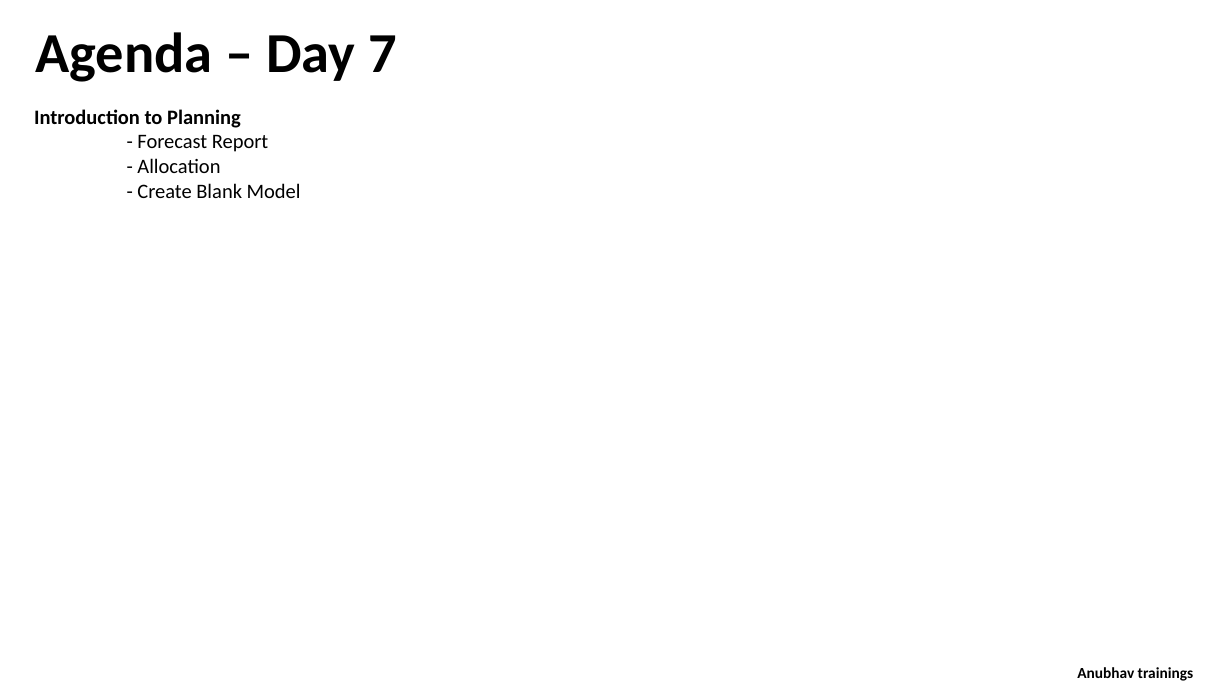
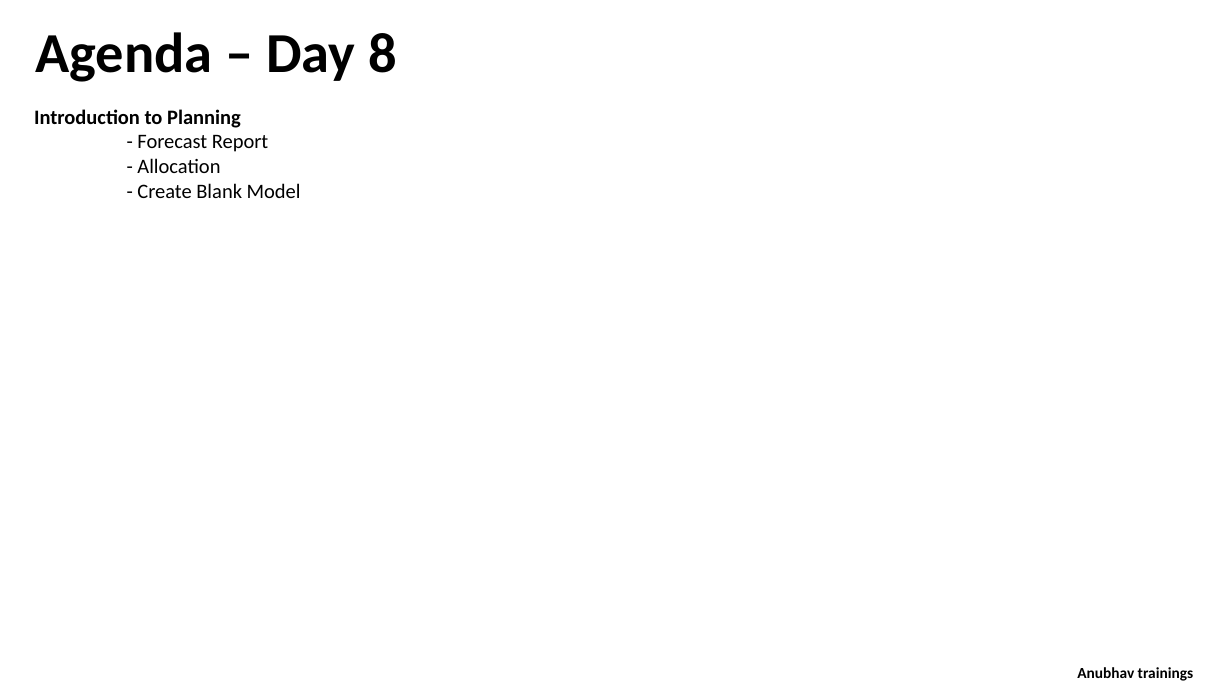
Before and after one commit to soyuztechnologies/SAC_merckgroup, a slide deck: slide 2 of day 8/SAC_Training Day 8.pptx. Drawn at 1232x693 pixels with LibreOffice and Linux fonts; fonts in the diff are those of the drawing. Boxes give left, top, right and bottom in pixels: in the first picture for what was removed or moved away, otherwise in the second. Text is boxed around its words. In the diff, an @@ line names an element or a change of style, - is before the commit and + after.

```diff
--- a/day 8/SAC_Training Day 8.pptx
+++ b/day 8/SAC_Training Day 8.pptx
@@ text at bbox=[36, 32, 397, 82]: text changed @@
-Agenda – Day 7
+Agenda – Day 8
```
Also in this commit, not shown: 1 other slide changed, 1 slide added, 12 other files.
